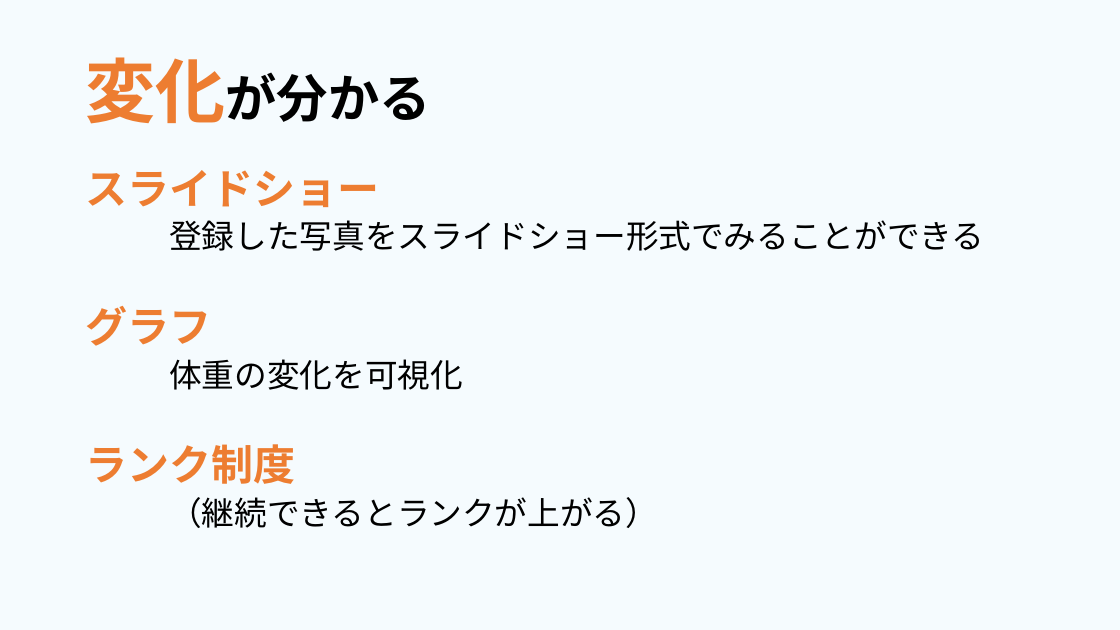
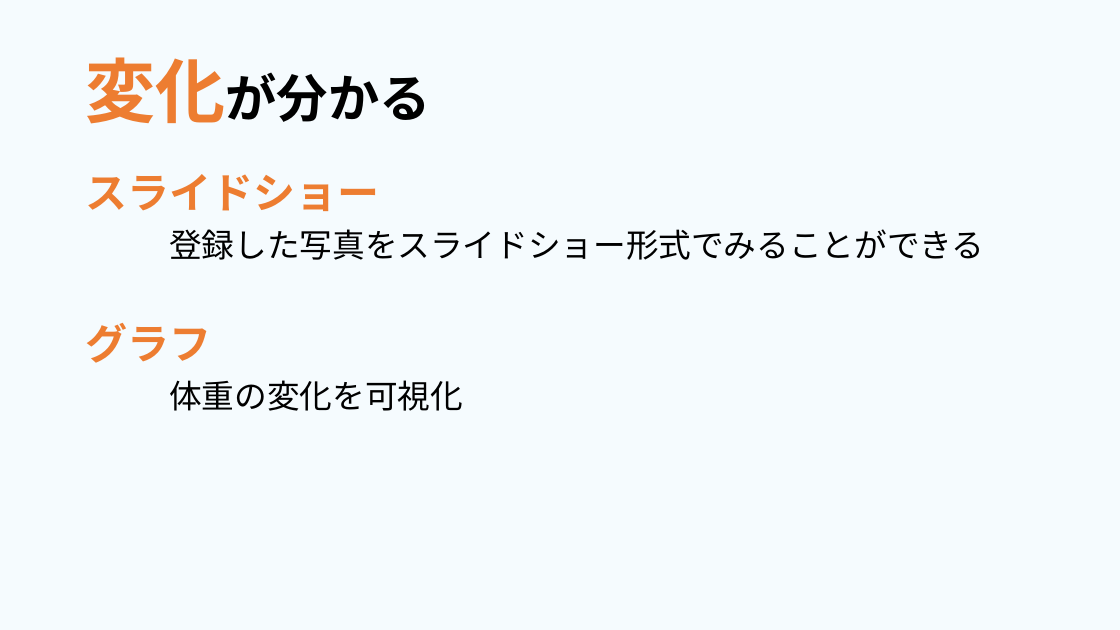
Before and after one commit to dojo2023/E-4, a slide deck: slide 13 of 共有用フォルダー/成果発表.pptx. Drawn at 1120x630 pixels with LibreOffice and Linux fonts; fonts in the diff are those of the drawing. Boxes give left, top, right and bottom in pixels: in the first picture for what was removed or moved away, otherwise in the second. Text is boxed around its words. In the diff, an @@ line names an element or a change of style, - is before the commit and + after.

```diff
--- a/共有用フォルダー/成果発表.pptx
+++ b/共有用フォルダー/成果発表.pptx
@@ text "スライドショー" at <box>85,174,984,411</box>: line spacing 0.8 to 0.9 @@
@@ text at <box>85,444,658,528</box>: paragraphs removed @@
-ランク制度
-（継続できるとランクが上がる）
```
Also in this commit, not shown: 4 other slides changed, 3 slides added, 1 slide removed.
